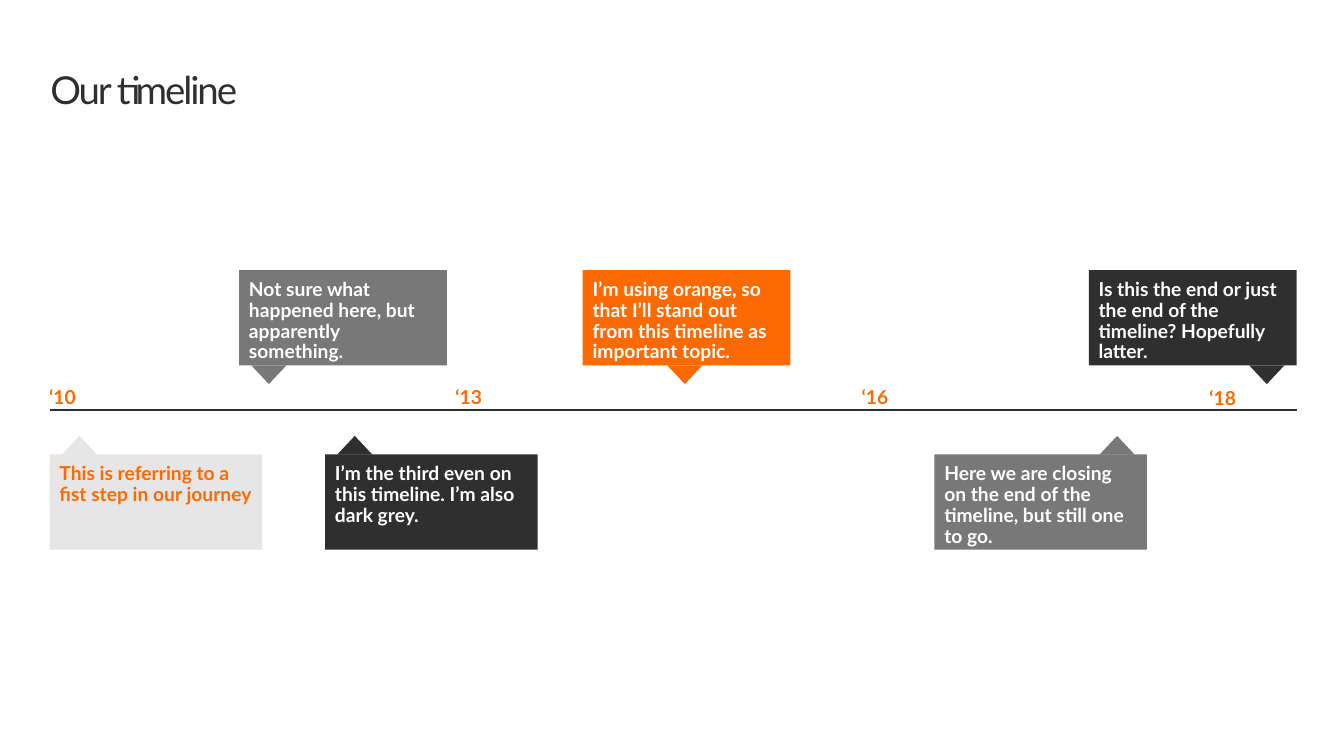
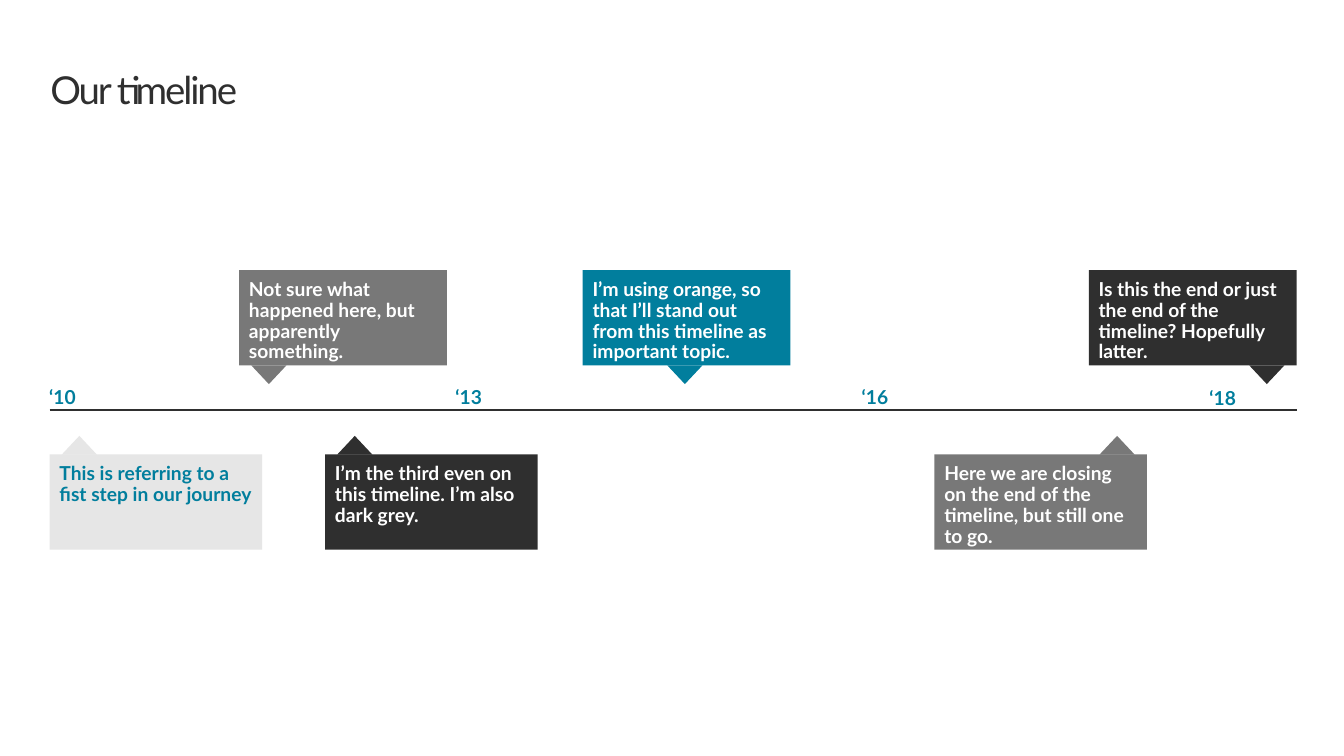
Before and after one commit to pnp/sp-starter-kit, a slide deck: slide 5 of provisioning/hierarchy/resources/documents/Contoso_Report.pptx. Drawn at 1344x756 pixels with LibreOffice and Linux fonts; fonts in the diff are those of the drawing; background and template pictures are left out. Boxes give left, top, right and bottom in pixels: in the first picture for what was removed or moved away, otherwise in the second. Text is boxed around its words. In the diff, an @@ line names an element or a change of style, - is before the commit and + after.

```diff
--- a/provisioning/hierarchy/resources/documents/Contoso_Report.pptx
+++ b/provisioning/hierarchy/resources/documents/Contoso_Report.pptx
@@ rectangle "I’m using orange, so that ..." at [583, 270, 791, 365]: fill #FD6A02 to #017E9D @@
@@ triangle at [667, 366, 702, 384]: fill #FD6A02 to #017E9D @@
@@ text colour #FD6A02 to #017E9D in 5 elements at [49, 455, 262, 549], [49, 389, 76, 404], [455, 389, 482, 404], [862, 389, 889, 404], [1209, 390, 1236, 410] @@
```
Also in this commit, not shown: 5 other slides changed, 1 slide added, 1 other file.
